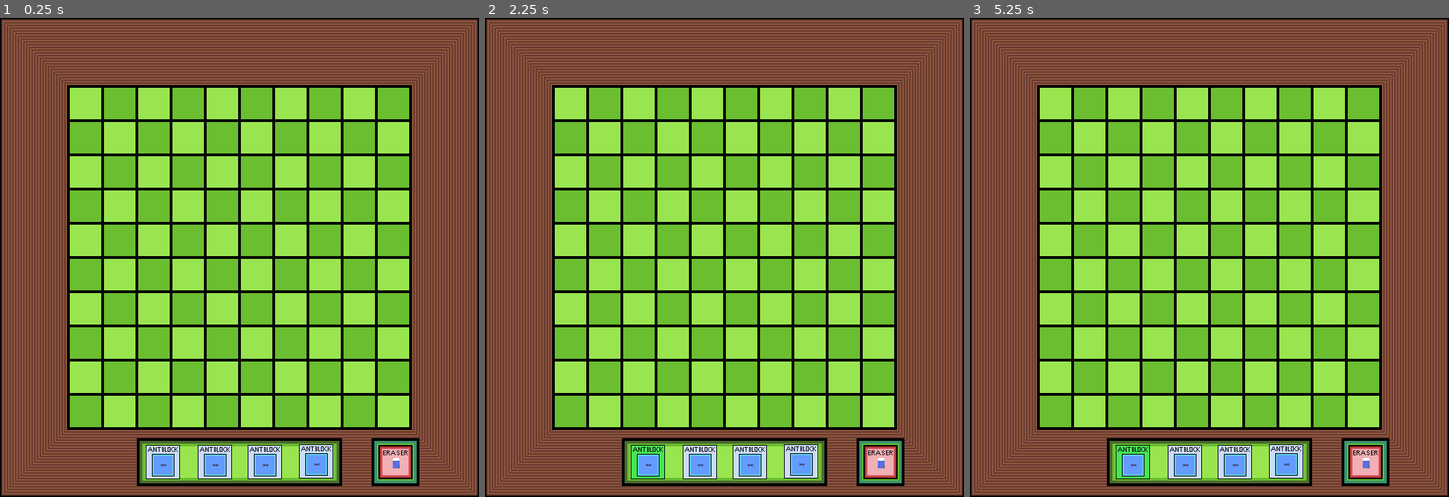
Above: before the commit, frames 1-3 (left to right).
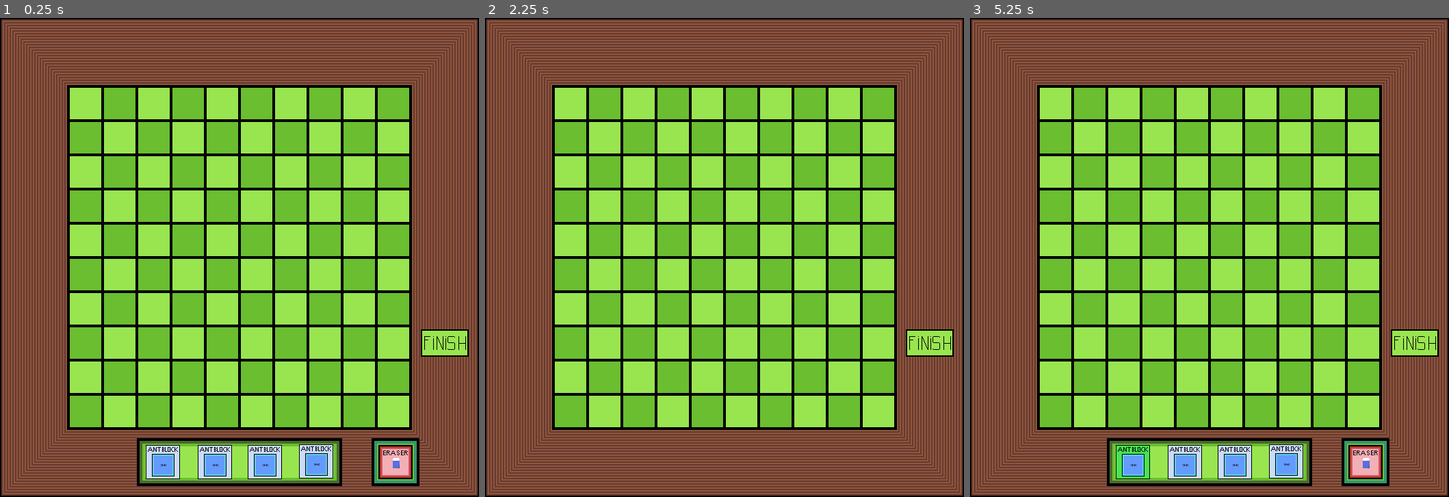
Above: after the commit, the same moments.

Repository: PS204coder/nothing-can-go-wrong-jam
Game: Godot game, scene res://main.tscn
The game is run twice, just before and just after one commit, with the same random seed, the same clock (stepped at 60 frames per second) and the same inputs.
Inputs (mouse positions are in pixels of both pictures, inside the frame that each line leads up to):
- Up to frame 1 (0.25 s): no input
- Up to frame 2 (2.25 s): click (647, 463) at 0.5 s; click (700, 463) at 1.25 s; click (930, 343) at 2.02 s
- Up to frame 3 (5.25 s): click (1233, 463) at 2.77 s; click (1286, 463) at 3.52 s; click (1132, 463) at 4.27 s; click (1415, 343) at 5.02 s

The runs differ from the first frame. In frame 1, 0.6% of the frame differs, in the area x 87-98%, y 65-71%; in frame 2, 5.9%, in the area x 28-98%, y 65-98%; in frame 3, 0.6%.

Commit message:
Add files via upload

Diff:
--- a/nothing-can-go-wrong/ant_block.gd
+++ b/nothing-can-go-wrong/ant_block.gd
@@ -9,7 +9,6 @@
 # Called every frame. 'delta' is the elapsed time since the previous frame.
 func _process(delta):
 	pass
-
 func _on_pressed():
 	if Global.what_button_is_pressed != 2:
 		Global.what_button_is_pressed = 2
--- /dev/null
+++ b/nothing-can-go-wrong/direction_of_ant.tscn
@@ -0,0 +1,14 @@
+[gd_scene load_steps=3 format=3 uid="uid://x1db1ic6a20o"]
+
+[ext_resource type="Texture2D" uid="uid://gjrp6qbqp4gq" path="res://graphicks/where ant go.png" id="1_lm1tl"]
+
+[sub_resource type="RectangleShape2D" id="RectangleShape2D_q4akc"]
+size = Vector2(50, 50)
+
+[node name="Direction of ant" type="Area2D"]
+
+[node name="CollisionShape2D" type="CollisionShape2D" parent="."]
+shape = SubResource("RectangleShape2D_q4akc")
+
+[node name="WhereAntGo" type="Sprite2D" parent="."]
+texture = ExtResource("1_lm1tl")
--- a/nothing-can-go-wrong/eraser.gd
+++ b/nothing-can-go-wrong/eraser.gd
@@ -9,7 +9,7 @@
 
 # Called every frame. 'delta' is the elapsed time since the previous frame.
 func _process(delta):
-	print(Global.what_button_is_pressed)
+	pass
 
 func _on_pressed():
 	if Global.what_button_is_pressed != 1:
--- /dev/null
+++ b/nothing-can-go-wrong/finish.gd
@@ -0,0 +1,23 @@
+extends TextureButton
+
+var x = false
+# Called when the node enters the scene tree for the first time.
+func _ready():
+	pass # Replace with function body.
+
+
+# Called every frame. 'delta' is the elapsed time since the previous frame.
+func _process(delta):
+	if x == true:
+		Global.inventory_visibility = true
+		Global.what_button_is_pressed = 0
+		Global.blockchosenid = 10
+	if x == false:
+		Global.inventory_visibility = false
+
+
+func _on_pressed():
+	if x == false:
+		x = true
+	elif x == true:
+		x = false
--- a/nothing-can-go-wrong/global.gd
+++ b/nothing-can-go-wrong/global.gd
@@ -9,6 +9,8 @@
 var check_if_block_deleted = false
 var ant_block_count = 0
 var what_button_is_pressed = 0
+var inventory_visibility = true
+var where_ant_go_block_count
 
 func _ready():
 	pass
--- /dev/null
+++ b/nothing-can-go-wrong/inventory_bg.gd
@@ -0,0 +1,23 @@
+extends Sprite2D
+
+
+# Called when the node enters the scene tree for the first time.
+func _ready():
+	pass # Replace with function body.
+
+
+# Called every frame. 'delta' is the elapsed time since the previous frame.
+func _process(delta):
+	if Global.inventory_visibility == true:
+		visible = false
+		$Ant_Block.disabled = true
+		$Ant_Block.visible = false
+		$Eraser.disabled = true
+		$Eraser.visible = false
+
+	else:
+		visible = true
+		$Ant_Block.disabled = false
+		$Ant_Block.visible = true
+		$Eraser.disabled = false
+		$Eraser.visible = true
--- a/nothing-can-go-wrong/main.gd
+++ b/nothing-can-go-wrong/main.gd
@@ -1,7 +1,7 @@
 extends Node2D
 
 var Antblock = preload("res://antblock.tscn")
-
+var Direction_of_ants = preload("res://direction_of_ant.tscn")
 
 
 
@@ -28,10 +28,15 @@
 		y = int((event.position.y - Global.topleft) / Global.mousesize)
 		var antblock = Antblock.instantiate()
 		idx = y * 10 + x
-		print(Global.blockchosenid, " ", Global.ant_block_count, " ", Global.board[idx]," ", idx, " ", Global.deleted_blocks_idx)
 		if Global.blockchosenid == 2 and Global.ant_block_count < Global.ant_block_max and Global.board[idx] == 01 and Global.what_button_is_pressed == 2:
 			Global.ant_block_count += 1
 			antblock.position.x = centerblock[x]
 			antblock.position.y = centerblock[y]
 			add_child(antblock)
 			Global.board[idx] = 02
+
+	if Input.is_action_just_pressed("left mouse") and Global.blockchosenid == 10 and event.position.x >= 100 and event.position.x < 600 and event.position.y >= 100 and event.position.y < 600:
+		x = int((event.position.x - Global.topleft) / Global.mousesize)
+		y = int((event.position.y - Global.topleft) / Global.mousesize)
+		var direction_of_ants = Direction_of_ants.instantiate()
+		idx = y * 10 + x
--- a/nothing-can-go-wrong/main.tscn
+++ b/nothing-can-go-wrong/main.tscn
@@ -1,9 +1,10 @@
-[gd_scene load_steps=15 format=4 uid="uid://dnqy5y8co77wp"]
+[gd_scene load_steps=18 format=4 uid="uid://dnqy5y8co77wp"]
 
 [ext_resource type="Script" path="res://main.gd" id="1_6kiml"]
 [ext_resource type="Texture2D" uid="uid://bfosy18kck5rv" path="res://graphicks/Sprite-sheet.png" id="1_mc4vn"]
 [ext_resource type="Texture2D" uid="uid://b686g28728tsk" path="res://graphicks/Inventory bg.png" id="3_xm1x8"]
 [ext_resource type="Texture2D" uid="uid://b2sotqt6gkcj3" path="res://graphicks/Inventory001.png" id="4_75tq4"]
+[ext_resource type="Script" path="res://inventory_bg.gd" id="4_tov7w"]
 [ext_resource type="Texture2D" uid="uid://bf0xooacogidu" path="res://graphicks/Inventory002.png" id="5_0ps5w"]
 [ext_resource type="Script" path="res://ant_block.gd" id="5_yrt78"]
 [ext_resource type="Texture2D" uid="uid://m6by1jm6y32b" path="res://graphicks/Inventory003.png" id="6_ulmxe"]
@@ -12,6 +13,8 @@
 [ext_resource type="Texture2D" uid="uid://b0udd1ionwfit" path="res://graphicks/eraser03.png" id="10_evwop"]
 [ext_resource type="Script" path="res://eraser.gd" id="10_tnrm2"]
 [ext_resource type="Texture2D" uid="uid://c5bevpimyy47f" path="res://graphicks/eraser02.png" id="11_nu8yc"]
+[ext_resource type="Texture2D" uid="uid://bm2wg27nbmtsy" path="res://graphicks/finish button.png" id="13_c6qpu"]
+[ext_resource type="Script" path="res://finish.gd" id="15_2obmd"]
 
 [sub_resource type="TileSetAtlasSource" id="TileSetAtlasSource_vnmyl"]
 texture = ExtResource("1_mc4vn")
@@ -203,6 +206,7 @@
 [node name="InventoryBg" type="Sprite2D" parent="Inventoryblock"]
 position = Vector2(0, 287)
 texture = ExtResource("3_xm1x8")
+script = ExtResource("4_tov7w")
 
 [node name="Ant_Block" type="TextureButton" parent="Inventoryblock/InventoryBg"]
 anchors_preset = 14
@@ -276,7 +280,17 @@
 texture_hover = ExtResource("11_nu8yc")
 script = ExtResource("10_tnrm2")
 
+[node name="Finish" type="TextureButton" parent="."]
+offset_left = 265.0
+offset_top = 105.0
+offset_right = 335.0
+offset_bottom = 145.0
+toggle_mode = true
+texture_normal = ExtResource("13_c6qpu")
+script = ExtResource("15_2obmd")
+
 [connection signal="pressed" from="Inventoryblock/InventoryBg/Ant_Block" to="Inventoryblock/InventoryBg/Ant_Block" method="_on_pressed"]
 [connection signal="pressed" from="Inventoryblock/InventoryBg/Ant_Block" to="Inventoryblock/InventoryBg/Eraser" method="_on_ant_block_pressed"]
 [connection signal="pressed" from="Inventoryblock/InventoryBg/Eraser" to="Inventoryblock/InventoryBg/Ant_Block" method="_on_eraser_pressed"]
 [connection signal="pressed" from="Inventoryblock/InventoryBg/Eraser" to="Inventoryblock/InventoryBg/Eraser" method="_on_pressed"]
+[connection signal="pressed" from="Finish" to="Finish" method="_on_pressed"]
Binary file changed: nothing-can-go-wrong/graphicks/eraser.aseprite
Binary file added: nothing-can-go-wrong/graphicks/finish button.aseprite
Binary file added: nothing-can-go-wrong/graphicks/finish button.png
Not shown, added: nothing-can-go-wrong/graphicks/finish button.png.import
Binary file added: nothing-can-go-wrong/graphicks/where ant go.aseprite
Binary file added: nothing-can-go-wrong/graphicks/where ant go.png
Not shown, added: nothing-can-go-wrong/graphicks/where ant go.png.import
